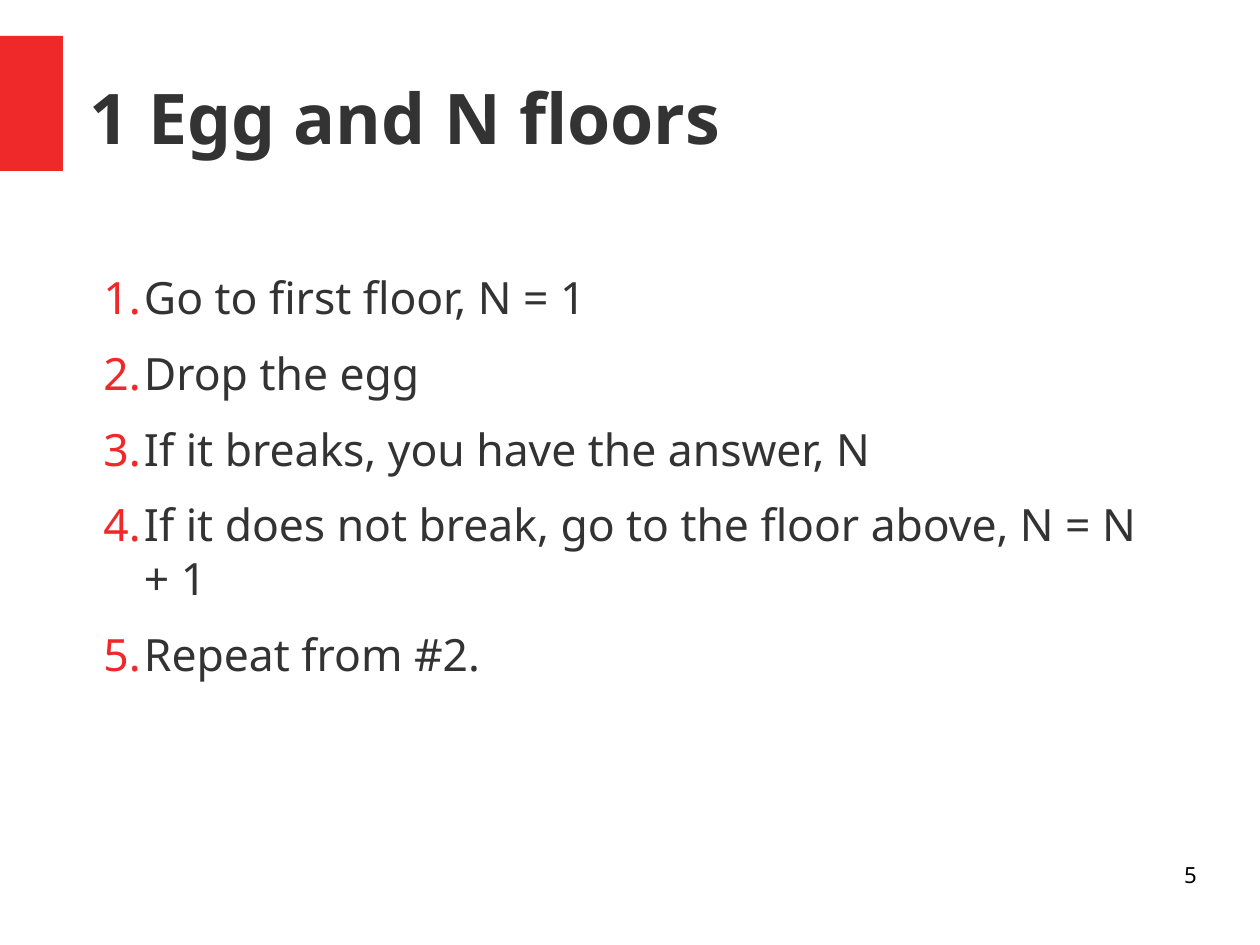
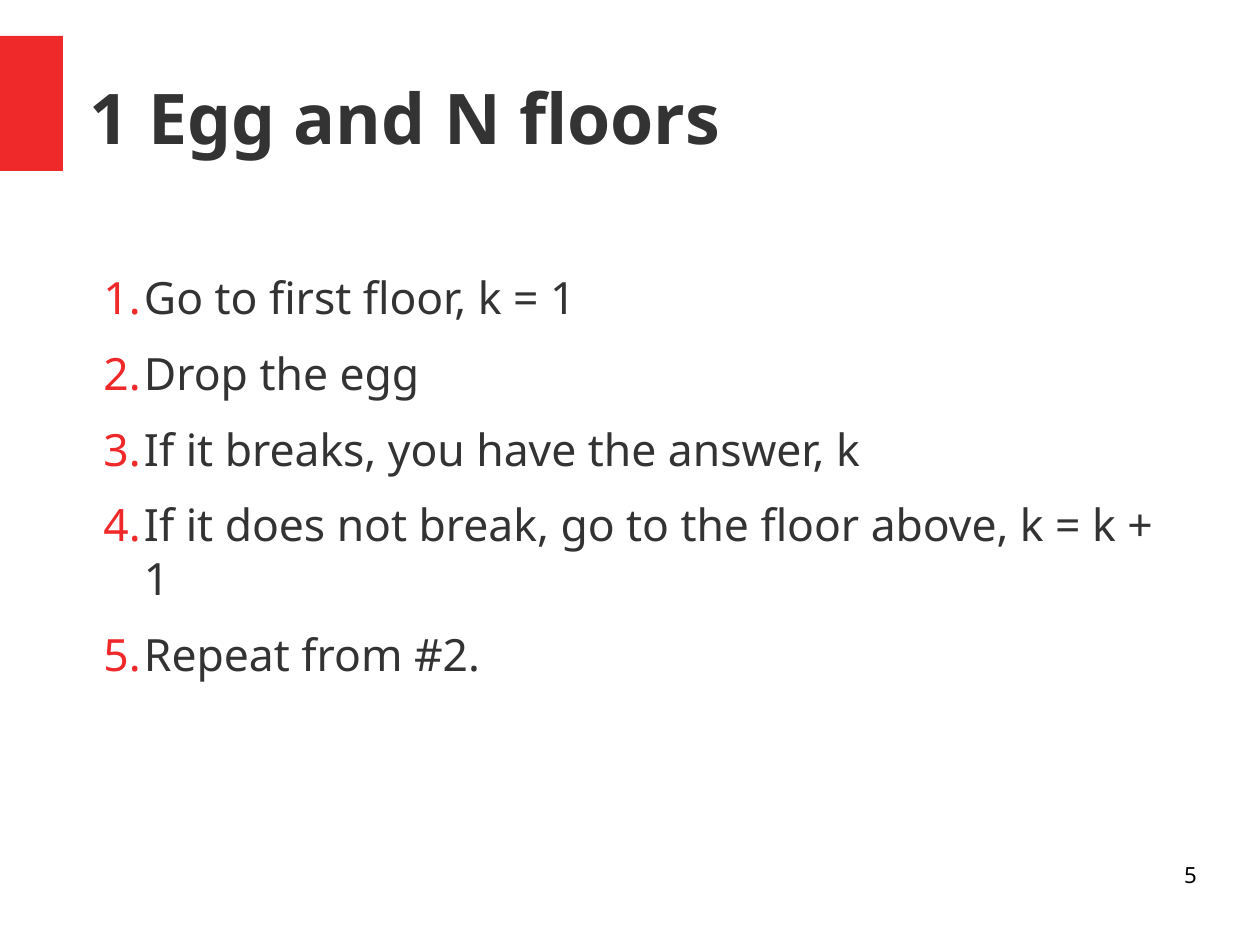
Before and after one commit to happy2code/dynamic_programming_samples, a slide deck: slide 5 of Dynamic Programming.odp. Drawn at 1260x945 pixels with LibreOffice and Linux fonts; fonts in the diff are those of the drawing. Boxes give left, top, right and bottom in pixels: in the first picture for what was removed or moved away, otherwise in the second. Text is boxed around its words. In the diff, an @@ line names an element or a change of style, - is before the commit and + after.

```diff
--- a/Dynamic Programming.odp
+++ b/Dynamic Programming.odp
@@ text at [103,280,575,320]: text changed @@
-1. Go to first floor, N = 1
+1. Go to first floor, k = 1
@@ text at [103,432,1116,595]: text changed @@
-3. If it breaks, you have the answer, N
-4. If it does not break, go to the floor above, N = N + 1
+3. If it breaks, you have the answer, k
+4. If it does not break, go to the floor above, k = k + 1
```
Also in this commit, not shown: 2 other slides changed, 2 other files.
